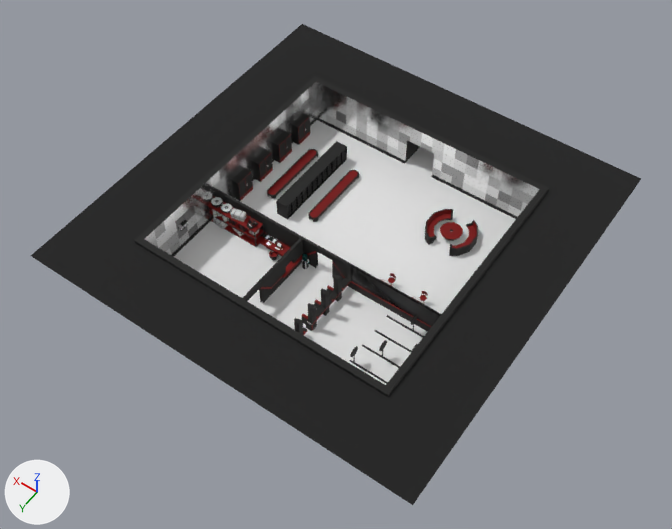
An edit to the FBX model Assets/Resources/MapSystem/Models/Rooms/Armory/Armory_Room.fbx, drawn before and after from the same camera.
One viewpoint serves both versions: a camera (50 mm lens) standing at (-49.3, -128.5, 107.3) and looking at (-1.0, -196.1, 1.1). Arrows for +X, +Y and +Z are at lower left; the lights stay in place. The first picture is the older version. Where no turn or scale is listed for an object, it has been applied to the vertices. Vertices at exactly the same position are counted once.

Names of what the first picture shows: 'Room_1x1x1.002'.
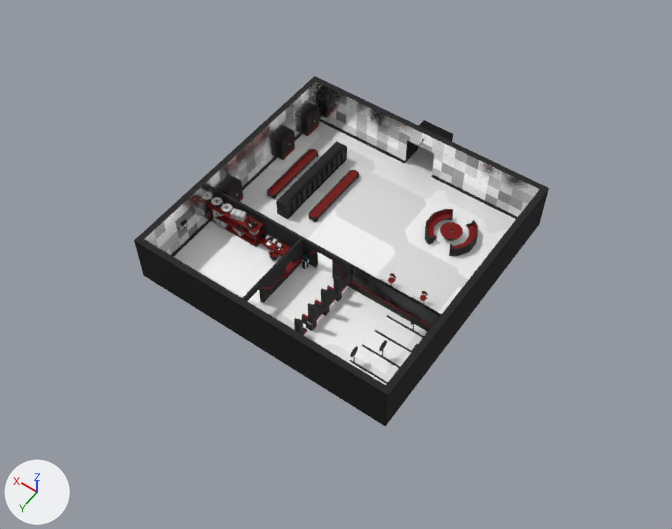
Boxes [x1, y1, x2, y2] around the edits, measured in the pictures (672 x 529 px; the box of a moved part takes in the faces that stretch with it):
'Room_1x1x1.002', reshaped: before [31, 24, 641, 505]; after [134, 76, 549, 426]
part 1 of me_плоскость_084, rebuilt: before [272, 131, 292, 163]; after [275, 128, 295, 160]
part 2 of me_плоскость_084, added: after [221, 177, 243, 201]
part 3 of me_плоскость_084, added: after [301, 104, 319, 136]
part 4 of me_плоскость_084, deleted: before [292, 113, 310, 145]
part 5 of me_плоскость_084, deleted: before [252, 149, 273, 182]
part 6 of me_плоскость_084, deleted: before [232, 168, 253, 201]
part 7 of me_плоскость_084, moved or reshaped: before [268, 24, 641, 326]; after [268, 120, 453, 326]
part 8 of me_плоскость_084, recoloured: before [31, 24, 641, 505]; after [138, 201, 546, 426]

The change, as a list of edits to the scene's bpy script:
```text
Add img_keyboard_png:
    img_keyboard_png = load_image('Keyboard.png', '../../../Textures2D/Keyboard.png', 512, 512, 'sRGB')
Add mat_tex__keyboard:
    mat_tex__keyboard = principled_material('Tex. Keyboard')
    mat_tex__keyboard.texture = img_keyboard_png
    mat_tex__keyboard.metallic = 0.759
    mat_tex__keyboard.roughness = 1.0
Add mat_frame:
    mat_frame = principled_material('Frame')
    mat_frame.base_color = (0.0, 0.0, 0.0)  # black #000000
    mat_frame.roughness = 1.0
Change me_плоскость_084:
    used by ob_room_1x1x1_002; location = (0.0, -200.0, 0.0)
    remove me_плоскость_084.from_pydata(...)  # 5312 vertices, 4824 faces; spans x -31.0..31.0, y -31.0..31.0, z 0.0..8.0
    add me_плоскость_084.from_pydata(...)  # 5053 vertices, 4621 faces; spans x -21.0..21.0, y -25.2..21.0, z 0.0..8.0
    me_плоскость_084 part 1: the loose piece of 52 vertices spanning x 18.7..20.0, y -11.5..-8.3, z 0.0..4.0 is rebuilt with 52 vertices and now spans x 18.7..20.0, y -12.3..-9.1, z 0.0..4.0
    me_плоскость_084 part 2: a new loose piece of 52 vertices spanning x 18.7..20.0, y 0.9..4.1, z 0.0..4.0
    me_плоскость_084 part 3: a new loose piece of 52 vertices spanning x 18.7..20.0, y -18.9..-15.8, z 0.0..4.0
    me_плоскость_084 part 4: the loose piece of 52 vertices spanning x 18.7..20.0, y -16.5..-13.3, z 0.0..4.0 is deleted
    me_плоскость_084 part 5: the loose piece of 52 vertices spanning x 18.7..20.0, y -6.5..-3.3, z 0.0..4.0 is deleted
    me_плоскость_084 part 6: the loose piece of 52 vertices spanning x 18.7..20.0, y -1.5..1.7, z 0.0..4.0 is deleted
    me_плоскость_084 part 7
    117 vertices are removed from x -2.5..20.0, y -21.0..19.9, z 0.0..7.5
    319 faces are deleted
    10 vertices in x -21.0..21.0, y -21.0..21.0, z 7.5 move by (0.0, 0.0, -2.3)
    14 vertices move from x -31.0..31.0, y -31.0..31.0, z 1.7..7.5 to x -21.0..21.0, y -21.0..21.0, z 0.0..1.7
    6 vertices are added at (-2.7, -21.0, 5.2), (-2.7, -25.2, 5.2), (-2.7, -25.2, 0.0), (2.7, -21.0, 5.2), (2.7, -25.2, 5.2), (2.7, -25.2, 0.0)
    9 new faces join them, mat_frame (black #000000)
    16 new faces join them, mat_col__armory (red #7d0200)
    10 new faces join them, mat_metal (light grey #dedede)
    161 new faces join them, mat_col__plating (black #1b1b1b)
    24 new faces join them, mat_tex__armor (its picture is missing)
    47 new faces join them, mat_col__bathroom (white #fdfdff)
    me_плоскость_084 part 8: 10 faces spanning x -21.0..21.0, y -25.0..21.0, z 0.0..5.2 switch from mat_dark (black #1a1a1a) to mat_frame (black #000000)
    other edits to the shape of me_плоскость_084 do not show in these pictures
    remove me_плоскость_084.materials.append(mat_a_plug)  # white #e7e7e7
    remove me_плоскость_084.materials.append(mat_tex__black_keyboard)  # white #e7e7e7
    add me_плоскость_084.materials.append(mat_tex__keyboard)  # picture img_keyboard_png
```
